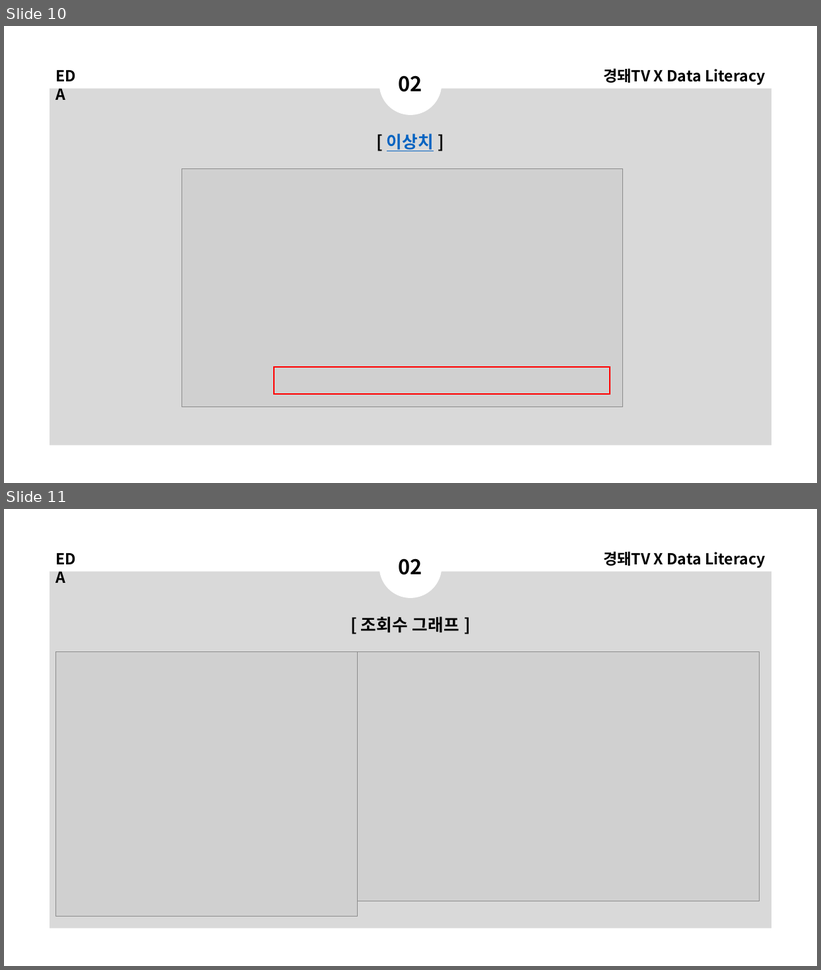
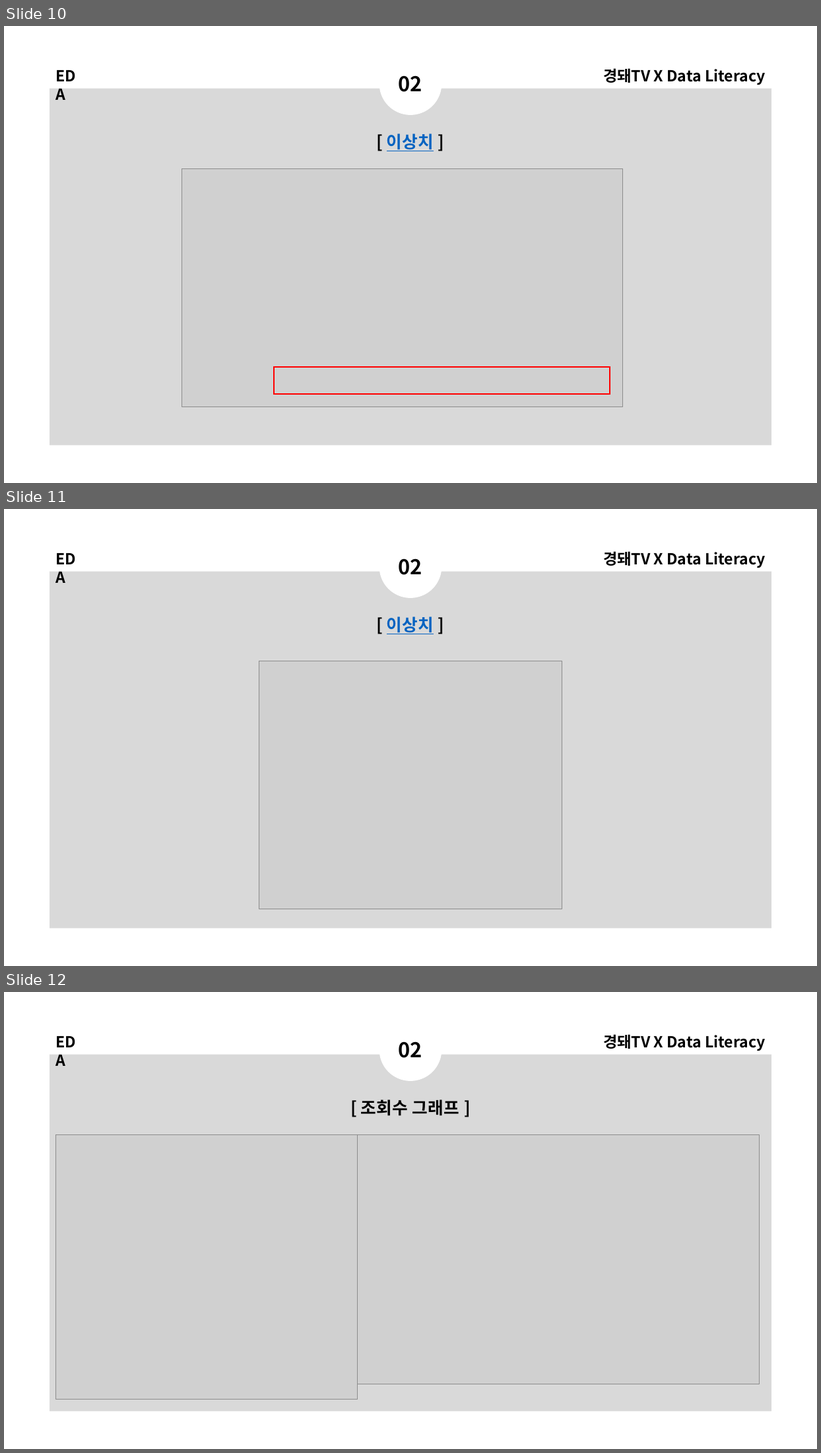
Before and after one commit to DominKim/Data_literacy, a slide deck: 2.프로젝트/1.경돼/5.분석결과/경돼x데이터리터러시.pptx. Shown one above the other, each under a label of ours: slides 10 and 11 before the commit, slides 10, 11 and 12 after it. The pictures are 821x970 and 821x1453 pixels, drawn with LibreOffice and Linux fonts; fonts in the diff are those of the drawing; grey boxes stand for pictures. Boxes give left, top, right and bottom in pixels: in the first picture for what was removed or moved away, otherwise in the second. Text is boxed around its words. In the diff, an @@ line names an element or a change of style, - is before the commit and + after.

```diff
--- a/2.프로젝트/1.경돼/5.분석결과/경돼x데이터리터러시.pptx
+++ b/2.프로젝트/1.경돼/5.분석결과/경돼x데이터리터러시.pptx
@@ slide 11 added at [4, 509, 817, 966], background #FFFFFF; not listed: 1 template element that a slide beside it also shows @@
@@ text added at [50, 547, 86, 571], 18 pt, text #000000, bold @@
+EDA
@@ ellipse added at [379, 536, 442, 598], fill #FFFFFF @@
@@ text added at [399, 559, 422, 575], 24 pt, text #000000, bold @@
+02
@@ text added at [603, 551, 766, 568], 18 pt, text #000000, bold @@
+경돼TV X Data Literacy
@@ text added at [387, 617, 434, 634], 20 pt, text #0563C1, bold, underline @@
+[ 이상치 ]
@@ picture added at [259, 661, 562, 909] @@
@@ what was slide 11 is now slide 12 @@
```
Also in this commit, not shown: 5 other slides added, 3 slides removed, 1 other file.
